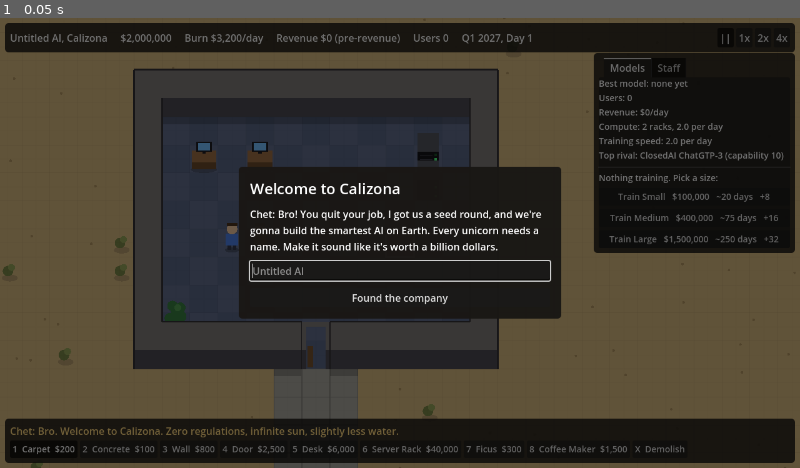
Above: before the commit, frame 1.
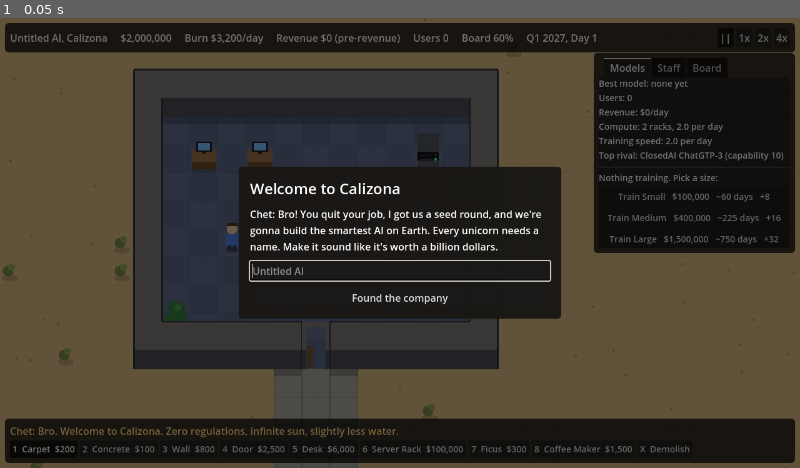
Above: after the commit, the same moment.

Repository: noahmvanderpol-source/AiTycoon
Game: Godot game, scene res://scenes/main.tscn
Same seed, same stepped clock (60 frames per second), same inputs: the game is played once before the commit and once after it.
Inputs:
- Up to frame 1 (0.05 s): no input

The runs differ from the first frame. In frame 1, 0.5% of the frame differs, in the area x 53-98%, y 3-97%.

Commit message:
Add the board: quarterly targets, getting fired and the win
Each quarter the board sets a release, users or revenue target and holds
a meeting at the end. Hitting it raises Board Confidence, missing it
lowers it; at 0% or below $0 you're fired. A capability-100 model
replaces you as CEO for the win. Also rebalances compute: racks cost
$100k and training work grows with capability.

Co-Authored-By: Claude Opus 5.5 (1M context) <noreply@anthropic.com>
Claude-Session: https://claude.ai/code/session_01TSwWZ7aWjsryxDYJgF42d6

Diff:
--- a/scripts/main.gd
+++ b/scripts/main.gd
@@ -2,6 +2,7 @@
 ## Starter map: a small pre-built office in the Calizona desert, plus a handful of
 ## construction tools (Prison Architect style: you build and assign jobs, staff do the rest).
 ## Server racks give compute, compute trains models, and models win users, who pay.
+## The board sets a target every quarter; miss too many and you're fired.
 
 const TILE := 32
 const SUB := TILE / 2  # each tile splits into a 2x2 subgrid for small, precisely placed items
@@ -18,11 +19,11 @@
 const REVENUE_PER_USER := 0.05  # dollars per user per day
 const WIN_CAPABILITY := 100
 
-# Training sizes. Cost and work grow with your best model, so each step up costs more.
+# Training sizes. Cost and work grow with your best model (see _train_cost and _train_work).
 const MODEL_SIZES := [
-	{"name": "Small", "suffix": "Mini", "cost": 100_000, "work": 40.0, "gain": 8},
-	{"name": "Medium", "suffix": "Pro", "cost": 400_000, "work": 150.0, "gain": 16},
-	{"name": "Large", "suffix": "Ultra", "cost": 1_500_000, "work": 500.0, "gain": 32},
+	{"name": "Small", "suffix": "Mini", "cost": 100_000, "work": 120.0, "gain": 8},
+	{"name": "Medium", "suffix": "Pro", "cost": 400_000, "work": 450.0, "gain": 16},
+	{"name": "Large", "suffix": "Ultra", "cost": 1_500_000, "work": 1500.0, "gain": 32},
 ]
 
 # Who you can hire. A role decides salary and shirt; it does its matching job at full speed.
@@ -42,6 +43,13 @@
 const FIRST_NAMES := ["Brayden", "Priya", "Skyler", "Dmitri", "Kai", "Megan", "Tobias", "Aiko", "Jaxon",
 	"Fatima", "Chad", "Lena", "Rohan", "Sienna", "Mateo", "Zoe", "Gunnar", "Imani", "Theo", "Wren"]
 const NO_SEAT := Vector2i(-1, -1)
+const DAYS_PER_QUARTER := 91
+
+const BOARD := [
+	{"name": "Chad Moneybags", "seat": "Venture Capital"},
+	{"name": "Bitsy Pivot", "seat": "Influencer, 4M followers"},
+	{"name": "Dr. Ethel Prudence", "seat": "Ethics (non-voting)"},
+]
 
 # Rival labs follow a script: [day, lab, model, capability].
 const RIVAL_RELEASES := [
@@ -65,7 +73,7 @@
 	{"id": "wall", "name": "Wall", "layer": "wall", "cost": 800, "drag": "outline"},
 	{"id": "door", "name": "Door", "layer": "wall", "cost": 2500, "drag": "single"},
 	{"id": "desk", "name": "Desk", "layer": "object", "cost": 6000, "drag": "paint"},
-	{"id": "rack", "name": "Server Rack", "layer": "object", "cost": 40000, "drag": "paint"},
+	{"id": "rack", "name": "Server Rack", "layer": "object", "cost": 100000, "drag": "paint"},
 	{"id": "ficus", "name": "Ficus", "layer": "object", "cost": 300, "drag": "paint"},
 	{"id": "coffee", "name": "Coffee Maker", "layer": "sub", "cost": 1500, "drag": "paint"},
 	{"id": "demolish", "name": "Demolish", "layer": "", "cost": 0, "drag": "fill"},
@@ -81,6 +89,7 @@
 	"More Server Racks means more compute means faster training. It's literally just math, bro.",
 	"Researchers at desks train models faster. Engineers babysit racks for extra compute. Marketers at desks get users.",
 	"Assign jobs in the Staff tab. You don't tell people what to do, you tell them what their job is. Leadership.",
+	"The board sets one target a quarter. Hit it and they love you. Miss it and, well, I hear Uber's hiring.",
 	"Users are revenue. Revenue is users. I learned that at Stanford. Well, near Stanford.",
 	"Right-click demolishes stuff. Like the old office culture. Disrupted.",
 	"Every door is an open door policy if you think about it.",
@@ -99,6 +108,11 @@
 var revenue_today := 0
 var rival: Array = RIVAL_RELEASES[0]
 var _next_rival := 1
+var confidence := 60  # Board Confidence; at 0 you're fired
+var target := {}  # this quarter's board target: {kind, goal, text, quote, q}
+var quarter_revenue := 0
+var quarter_best_release := 0
+var game_over := false
 var day := 1
 var speed := 1
 var tool_index := 0
@@ -131,6 +145,10 @@
 var train_buttons := []
 var staff_label: Label
 var staff_list: VBoxContainer
+var board_label: Label
+var board_bar: ProgressBar
+var board_target_label: Label
+var board_members_label: Label
 var modal: Control  # the open pop-up, if any; the game pauses under it
 var modal_button: Button
 var _speed_before_modal := 1
@@ -154,6 +172,7 @@
 	add_child(camera)
 	_build_ui()
 	_select_tool(0)
+	_new_target(0)
 	_ask_company_name()
 
 
@@ -248,6 +267,7 @@
 	side.add_child(tabs)
 	_build_models_tab()
 	_build_staff_tab()
+	_build_board_tab()
 
 	cost_label = Label.new()
 	cost_label.add_theme_color_override("font_outline_color", Color.BLACK)
@@ -380,6 +400,37 @@
 		s.label.text = "%s, %s\n%s" % [s.name, ROLES[s.role].name, status]
 	staff_label.text = "%d staff, payroll %s/day\nWorking now: Research %.1f, Engineering %.1f, Growth %.1f" % [
 		staff.size(), _money(payroll), _workforce("research"), _workforce("engineering"), _workforce("growth")]
+
+
+func _build_board_tab() -> void:
+	var box := _tab_box("Board")
+	board_label = _wrap_label(box)
+	board_bar = ProgressBar.new()
+	board_bar.custom_minimum_size.y = 16
+	board_bar.show_percentage = false
+	box.add_child(board_bar)
+	box.add_child(HSeparator.new())
+	board_target_label = _wrap_label(box)
+	box.add_child(HSeparator.new())
+	board_members_label = _wrap_label(box)
+
+
+func _update_board_tab() -> void:
+	board_label.text = "Board Confidence: %d%%" % confidence
+	board_bar.value = confidence
+	var fill := StyleBoxFlat.new()
+	fill.bg_color = Color(0.35, 0.75, 0.4) if confidence >= 50 else (Color(0.9, 0.7, 0.2) if confidence >= 25 else Color(0.9, 0.3, 0.25))
+	board_bar.add_theme_stylebox_override("fill", fill)
+	var left := DAYS_PER_QUARTER - (day - 1) % DAYS_PER_QUARTER
+	board_target_label.text = "This quarter: %s\nProgress: %s\n%d days left\n\n\"%s\"" % [
+		target.text, _target_progress_text(), left, target.quote]
+	var mood := "Thrilled. Already planning the IPO party." if confidence >= 70 \
+		else ("Concerned. Using the word 'runway' a lot." if confidence >= 35 else "Quietly interviewing your replacement.")
+	var lines := []
+	for m in BOARD:
+		lines.append("%s, %s" % [m.name, m.seat])
+	board_members_label.text = "Mood: %s\n\n%s\n\nHit a target: +15. Miss: -25. At 0%% you're fired. Run out of money and you're fired faster." % [
+		mood, "\n".join(lines)]
 
 
 # A centered pop-up that pauses the game until its button is pressed.
@@ -458,13 +509,14 @@
 
 
 func _update_hud() -> void:
-	var q := (day - 1) / 91
+	var q := (day - 1) / DAYS_PER_QUARTER
 	var burn := _daily_burn()
 	var revenue := "Revenue %s/day" % _money(revenue_today) if models.size() > 0 else "Revenue $0 (pre-revenue)"
-	top_label.text = "%s, Calizona     %s     Burn %s/day     %s     Users %s     Q%d %d, Day %d" % [
-		company, _money(money), _money(burn), revenue, _num(int(users)), q % 4 + 1, START_YEAR + q / 4, (day - 1) % 91 + 1]
+	top_label.text = "%s, Calizona     %s     Burn %s/day     %s     Users %s     Board %d%%     %s, Day %d" % [
+		company, _money(money), _money(burn), revenue, _num(int(users)), confidence, _quarter_name(q), (day - 1) % DAYS_PER_QUARTER + 1]
 	_update_models_tab()
 	_update_staff_tab()
+	_update_board_tab()
 
 
 func _num(v: int) -> String:
@@ -494,7 +546,7 @@
 	camera.position += dir * PAN_SPEED * delta / camera.zoom.x
 
 	_day_timer += delta * speed
-	while _day_timer >= SECONDS_PER_DAY:
+	while _day_timer >= SECONDS_PER_DAY and not modal and not game_over:
 		_day_timer -= SECONDS_PER_DAY
 		_new_day()
 	_tip_timer += delta
@@ -706,7 +758,13 @@
 	_tick_training()
 	_tick_users()
 	_tick_rivals()
-
+	if game_over:
+		return
+	if money < 0:
+		_end_game("Fired",
+			"You ran out of money. The board fired you by group text, then asked if you could still Venmo them for lunch.")
+	elif (day - 1) % DAYS_PER_QUARTER == 0:
+		_end_quarter()
 
 func _racks() -> int:
 	var n := 0
@@ -730,12 +788,13 @@
 	return 0 if models.is_empty() else models.back().cap
 
 
+# Each step up the capability ladder costs more money and a lot more compute.
 func _train_cost(i: int) -> int:
-	return int(MODEL_SIZES[i].cost * (1.0 + _best_cap() / 20.0))
+	return int(MODEL_SIZES[i].cost * pow(1.035, _best_cap()))
 
 
 func _train_work(i: int) -> float:
-	return MODEL_SIZES[i].work * (1.0 + _best_cap() / 20.0)
+	return MODEL_SIZES[i].work * pow(1.05, _best_cap())
 
 
 func _start_training(i: int) -> void:
@@ -760,6 +819,12 @@
 	if training.done < training.work:
 		return
 	models.append({"name": training.name, "cap": training.cap, "day": day})
+	quarter_best_release = maxi(quarter_best_release, training.cap)
+	if training.cap >= WIN_CAPABILITY:
+		_end_game("You win?",
+			"%s reached capability %d. It reviewed the company, wrote a better strategy than yours in 4 seconds, and the board made it CEO.\n\nYou have built an AI fully capable of running the company itself. You win?" % [training.name, training.cap])
+		training = {}
+		return
 	var beat := "We beat %s's %s! Screenshot the benchmark, ignore the others." % [rival[1], rival[2]] \
 		if training.cap > rival[3] else "It's behind %s's %s, but the vibes are immaculate." % [rival[1], rival[2]]
 	_chet("%s just shipped with capability %d. %s" % [training.name, training.cap, beat])
@@ -780,6 +845,7 @@
 	users += (target - users) * (0.03 if target > users else 0.02)
 	revenue_today = int(users * REVENUE_PER_USER)
 	money += revenue_today
+	quarter_revenue += revenue_today
 
 
 func _tick_rivals() -> void:
@@ -787,6 +853,81 @@
 		rival = RIVAL_RELEASES[_next_rival]
 		_next_rival += 1
 		_chet("%s just dropped %s, capability %d. Users are gonna be thirsty for that. Ship something, bro." % [rival[1], rival[2], rival[3]])
+
+
+# --- Board ------------------------------------------------------------------
+
+func _quarter_name(q: int) -> String:
+	return "Q%d %d" % [q % 4 + 1, START_YEAR + q / 4]
+
+
+func _round_up_nice(v: float) -> int:
+	# 37,512 -> 38,000: round up to two significant digits.
+	var step := pow(10.0, maxf(floorf(log(maxf(v, 1.0)) / log(10.0)) - 1.0, 0.0))
+	return int(ceilf(v / step) * step)
+
+
+# The board cycles through three kinds of demand, each a bit tougher than the last.
+func _new_target(q: int) -> void:
+	var kind: String = ["release", "users", "revenue"][q % 3]
+	var goal := 0
+	var text := ""
+	var quote := ""
+	match kind:
+		"release":
+			goal = 1 if q == 0 else maxi(_best_cap() + 1, rival[3])
+			text = "Ship our first model. Any model." if q == 0 else "Release a model with capability %d or more" % goal
+			quote = "Our competitors ship. We ship. I don't care what. - Chad Moneybags. (Dr. Prudence asked for a safety review. Noted.)"
+		"users":
+			goal = _round_up_nice(maxf(25_000.0, users * 1.5))
+			text = "Reach %s users" % _num(goal)
+			quote = "Users are the new users. I want %s of them. Go viral, babe. - Bitsy Pivot" % _num(goal)
+		"revenue":
+			goal = _round_up_nice(maxf(100_000.0, revenue_today * DAYS_PER_QUARTER * 1.3))
+			text = "Earn %s in revenue this quarter" % _money(goal)
+			quote = "Revenue. That's it. That's the memo. - Chad Moneybags"
+	target = {"kind": kind, "goal": goal, "text": text, "quote": quote, "q": q}
+
+
+func _target_progress() -> int:
+	match target.kind:
+		"release": return quarter_best_release
+		"users": return int(users)
+		_: return quarter_revenue
+
+
+func _target_progress_text() -> String:
+	var p := _target_progress()
+	var done := "  (done!)" if p >= target.goal else ""
+	match target.kind:
+		"release": return ("best release this quarter: capability %d" % p if p > 0 else "nothing released yet") + done
+		"users": return "%s / %s users%s" % [_num(p), _num(target.goal), done]
+		_: return "%s / %s%s" % [_money(p), _money(target.goal), done]
+
+
+func _end_quarter() -> void:
+	var met: bool = _target_progress() >= target.goal
+	var change := 15 if met else (-10 if target.q == 0 else -25)  # the first quarter is lenient
+	confidence = clampi(confidence + change, 0, 100)
+	var old: String = target.text
+	var q := (day - 1) / DAYS_PER_QUARTER
+	quarter_revenue = 0
+	quarter_best_release = 0
+	if confidence <= 0:
+		_end_game("Fired",
+			"Target: %s. Missed.\n\nThe board has voted to replace you as CEO, effective immediately. Chad will be taking over. He has a podcast." % old)
+		return
+	_new_target(q)
+	var verdict := "Target met. Chad did a little dance." if met else "Target missed. Bitsy unfollowed you."
+	_show_modal("%s board meeting" % _quarter_name(q - 1),
+		"Target: %s\n%s\nBoard Confidence: %d%% (%+d)\n\nNext quarter: %s\n\"%s\"" % [old, verdict, confidence, change, target.text, target.quote],
+		"Back to work", func(): pass)
+	_chet("Board meeting survived. New target's in the Board tab. We got this. Probably.")
+
+
+func _end_game(title: String, body: String) -> void:
+	game_over = true
+	_show_modal(title, body, "Start over", func(): get_tree().reload_current_scene())
 
 
 # --- Staff ------------------------------------------------------------------
Not shown, changed: README.md
